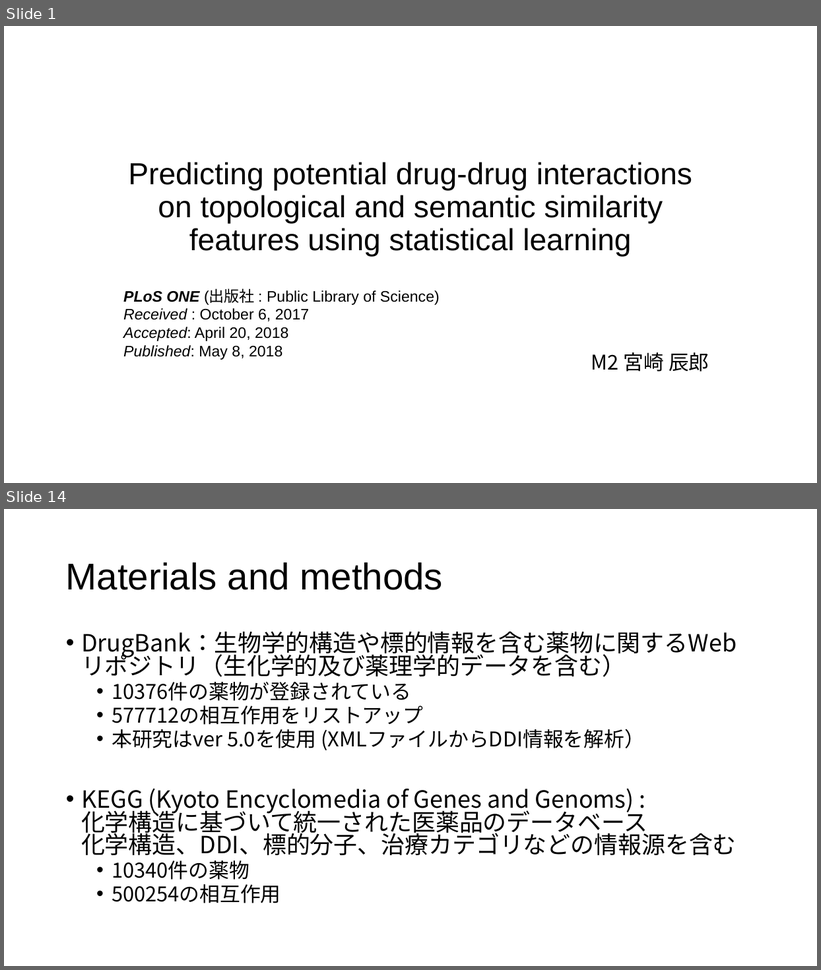
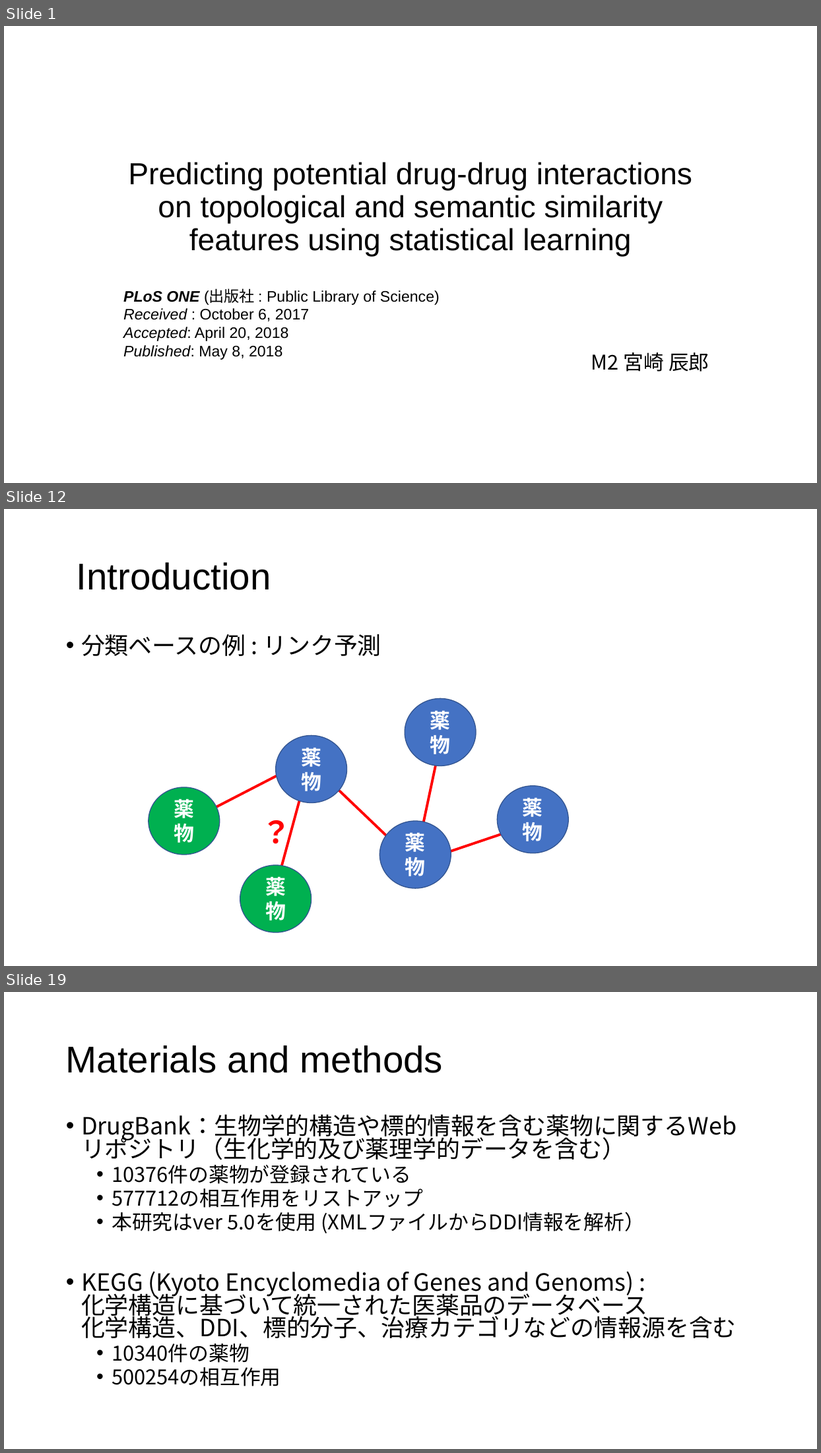
Before and after one commit to tsutarou10/variousFile, a slide deck: Predicting potential drug-drug interactions on topological and semantic similarity features using statistical learning.pptx. Shown one above the other, each under a label of ours: slides 1 and 14 before the commit, slides 1, 12 and 19 after it; the slides between them are not shown. The pictures are 821x970 and 821x1453 pixels, drawn with LibreOffice and Linux fonts; fonts in the diff are those of the drawing. Boxes give left, top, right and bottom in pixels: in the first picture for what was removed or moved away, otherwise in the second. Text is boxed around its words. In the diff, an @@ line names an element or a change of style, - is before the commit and + after.

```diff
--- a/Predicting potential drug-drug interactions on topological and semantic similarity features using statistical learning.pptx
+++ b/Predicting potential drug-drug interactions on topological and semantic similarity features using statistical learning.pptx
@@ slide 12 added at <box>4,509,817,966</box>, background #FFFFFF @@
@@ title added at <box>77,562,271,590</box>, 44 pt, text #000000 @@
+Introduction
@@ text added at <box>81,634,381,656</box>, 28 pt, text #000000 @@
+• 分類ベースの例 : リンク予測
@@ ellipse added at <box>405,698,476,766</box>, fill #4472C4, outline #325491 1 pt, 24 pt, text #FFFFFF, bold @@
+薬物
@@ ellipse added at <box>275,736,347,803</box>, fill #4472C4, outline #325491 1 pt, 24 pt, text #FFFFFF, bold @@
+薬物
@@ line added from (415, 863) to (440, 744), #FF0000 3 pt @@
@@ line added from (209, 811) to (296, 766), #FF0000 3 pt @@
@@ line added from (275, 889) to (306, 776), #FF0000 3 pt @@
@@ line added from (405, 854) to (321, 773), #FF0000 3 pt @@
@@ ellipse added at <box>149,788,220,855</box>, fill #00B050, outline #325491 1 pt, 24 pt, text #FFFFFF, bold @@
+薬物
@@ ellipse added at <box>498,786,569,854</box>, fill #4472C4, outline #325491 1 pt, 24 pt, text #FFFFFF, bold @@
+薬物
@@ text added at <box>255,811,298,854</box>, 36 pt, text #FF0000, bold @@
+？
@@ ellipse added at <box>380,821,451,889</box>, fill #4472C4, outline #325491 1 pt, 24 pt, text #FFFFFF, bold @@
+薬物
@@ line added from (415, 863) to (527, 826), #FF0000 3 pt @@
@@ ellipse added at <box>240,865,312,933</box>, fill #00B050, outline #325491 1 pt, 24 pt, text #FFFFFF, bold @@
+薬物
@@ what was slide 14 is now slide 19 @@
```
Also in this commit, not shown: 12 slides changed, 4 other slides added, 3 other files.
